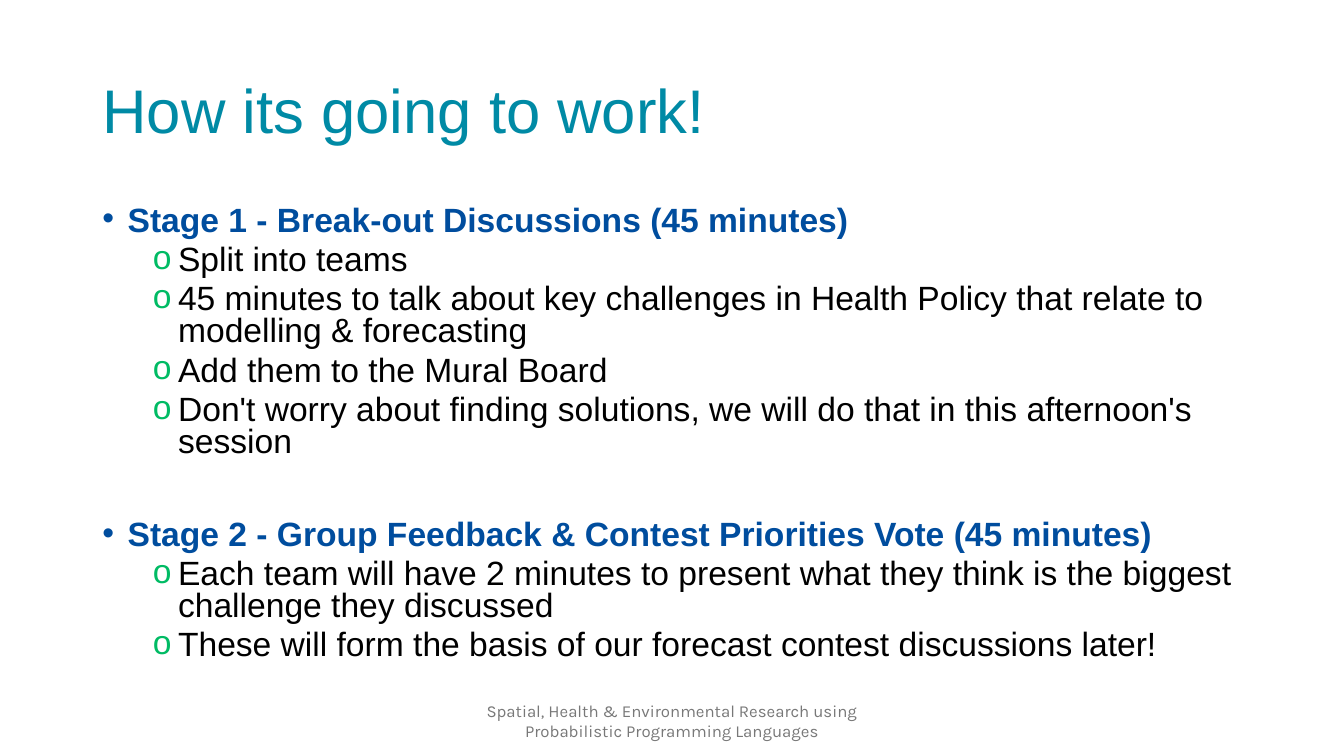
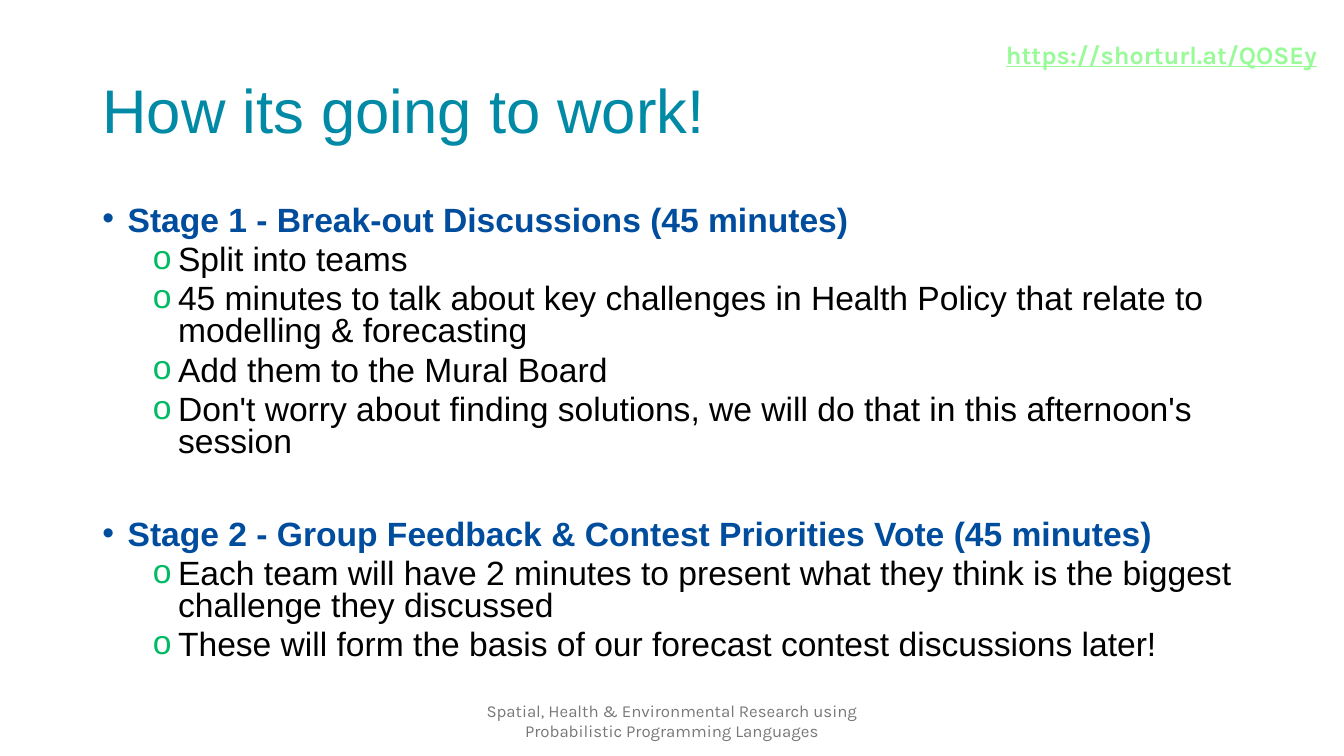
Before and after one commit to SPHERE-PPL/Annual-Meeting-Jan25, a slide deck: slide 16 of docs/Presentations/DayPlan/Full Presentation.pptx. Drawn at 1344x756 pixels with LibreOffice and Linux fonts; fonts in the diff are those of the drawing; background and template pictures are left out. Boxes give left, top, right and bottom in pixels: in the first picture for what was removed or moved away, otherwise in the second. Text is boxed around its words. In the diff, an @@ line names an element or a change of style, - is before the commit and + after.

```diff
--- a/docs/Presentations/DayPlan/Full Presentation.pptx
+++ b/docs/Presentations/DayPlan/Full Presentation.pptx
@@ text added at (1006,45,1317,70), 18 pt, text #98FB98, bold, underline @@
+https://shorturl.at/QOSEy
```
Also in this commit, not shown: 6 other slides changed, 2 slides added, 1 other file.
